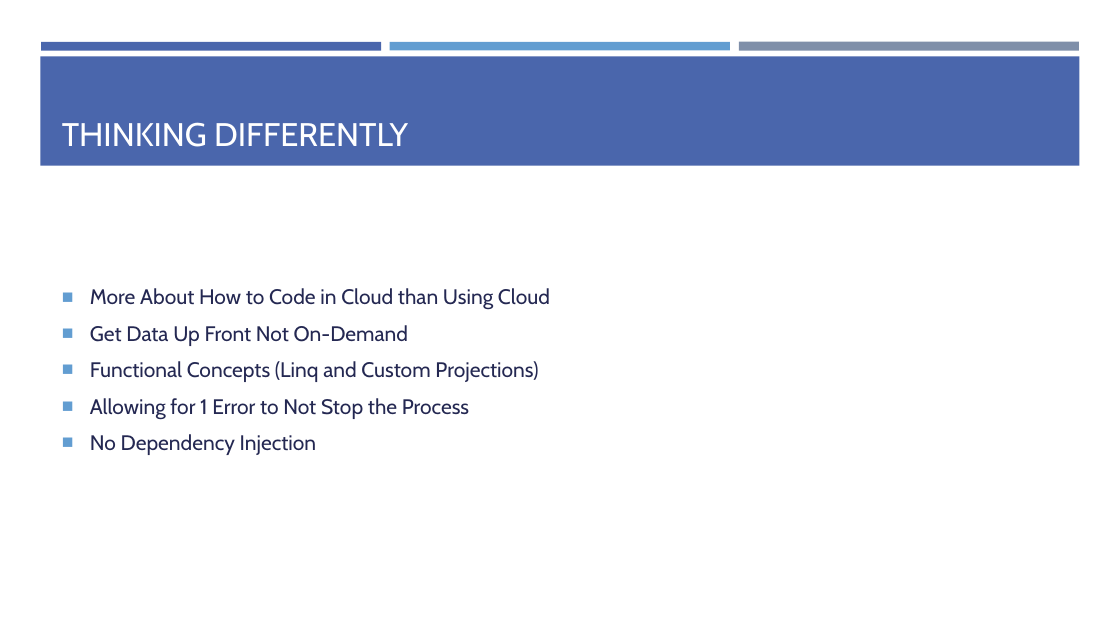
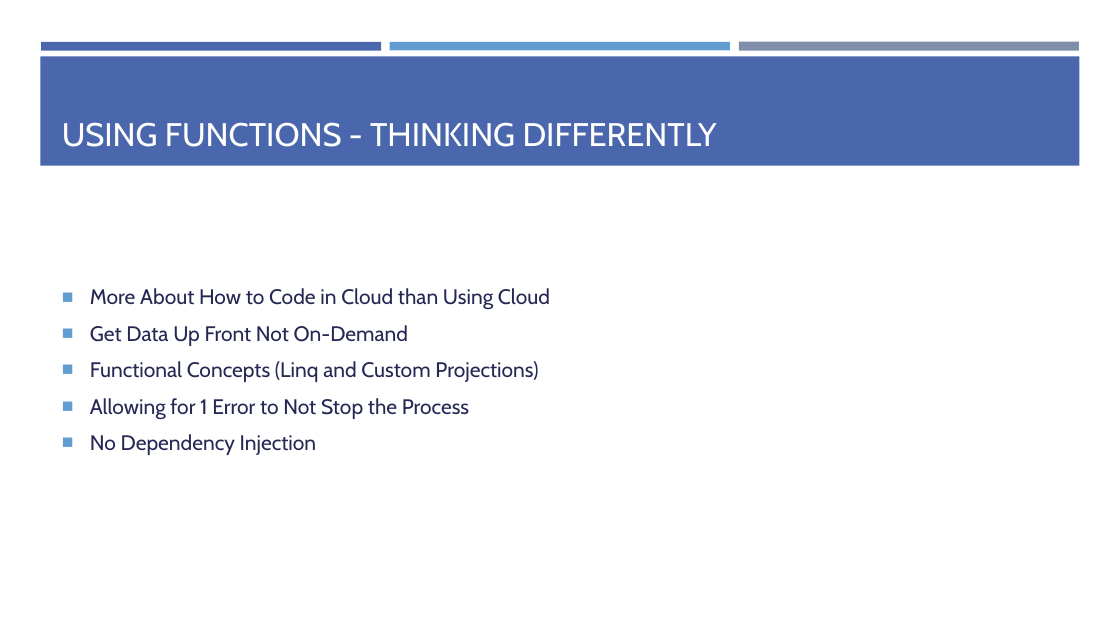
Before and after one commit to zaudtke/IoTPresentation, a slide deck: slide 31 of IoTPresentation.pptx (slide 29 before the commit). Drawn at 1120x630 pixels with LibreOffice and Linux fonts; fonts in the diff are those of the drawing. Boxes give left, top, right and bottom in pixels: in the first picture for what was removed or moved away, otherwise in the second. Text is boxed around its words. In the diff, an @@ line names an element or a change of style, - is before the commit and + after.

```diff
--- a/IoTPresentation.pptx
+++ b/IoTPresentation.pptx
@@ title at box(62, 122, 717, 147): text changed @@
-THINKING DIFFERENTLY
+USING FUNCTIONS - THINKING DIFFERENTLY
```
Also in this commit, not shown: 3 other slides changed, 3 slides added, 2 slides removed, 1 other file.
